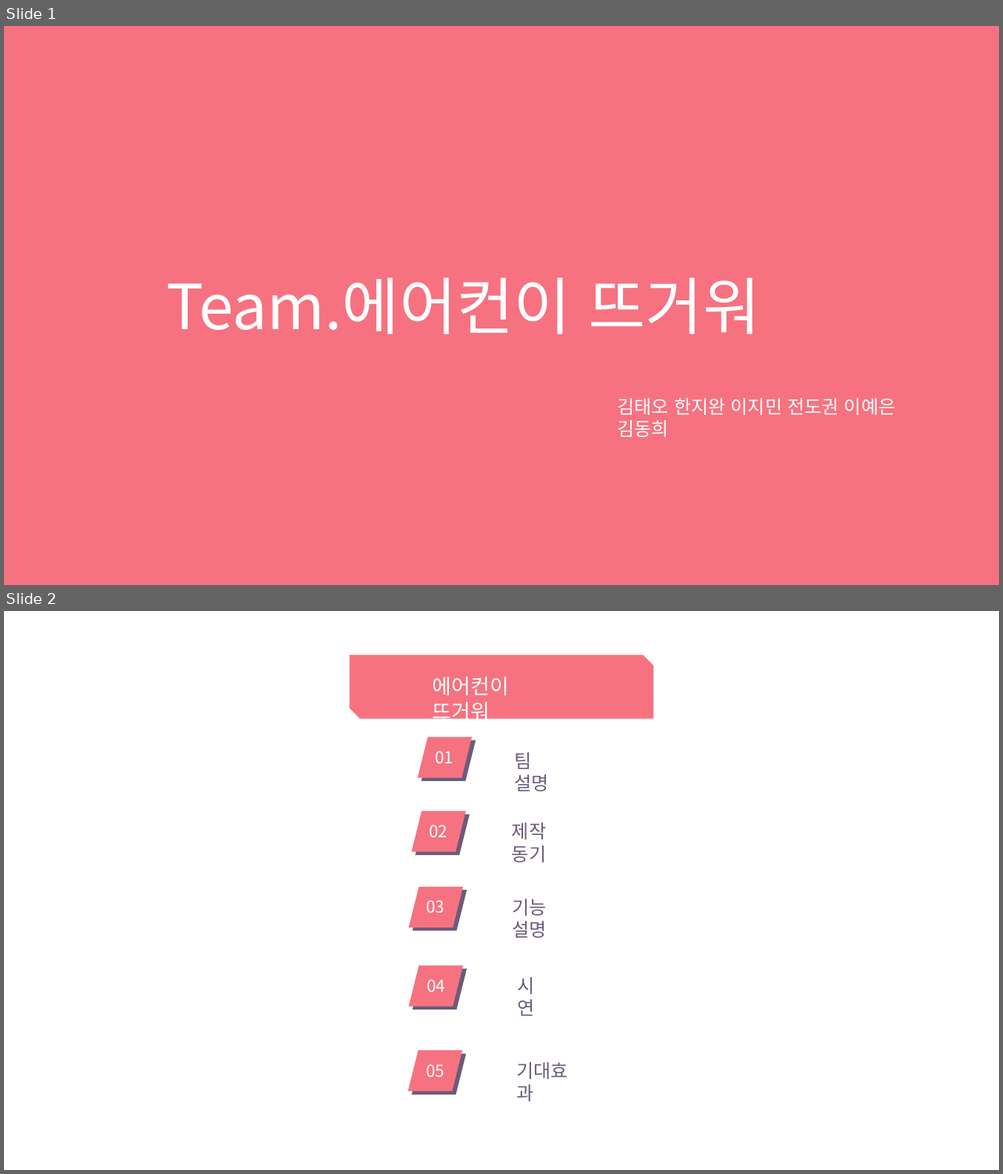
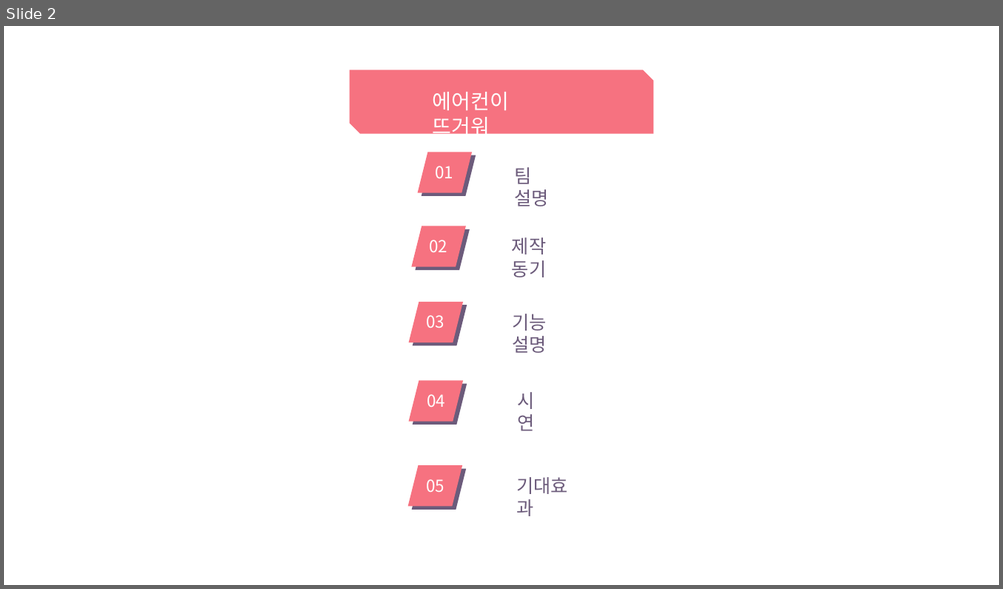
Before and after one commit to dgsw-2019-hackathon/J_B_H_AirConditioner, a slide deck: pptFile/ppt.pptx. Shown one above the other, each under a label of ours: slides 1 and 2 before the commit, slide 2 after it. The pictures are 1003x1174 and 1003x589 pixels, drawn with LibreOffice and Linux fonts; fonts in the diff are those of the drawing. Boxes give left, top, right and bottom in pixels: in the first picture for what was removed or moved away, otherwise in the second. Text is boxed around its words. In the diff, an @@ line names an element or a change of style, - is before the commit and + after.

```diff
--- a/pptFile/ppt.pptx
+++ b/pptFile/ppt.pptx
@@ slide 1 removed at [4, 26, 999, 585], background #FFFFFF @@
@@ rectangle removed at [4, 26, 999, 585] @@
@@ text removed at [166, 278, 760, 335] @@
-Team.에어컨이 뜨거워
@@ text removed at [617, 398, 896, 437] @@
-김태오 한지완 이지민 전도권 이예은 김동희
```
Also in this commit, not shown: 1 slide changed, 1 slide added.
